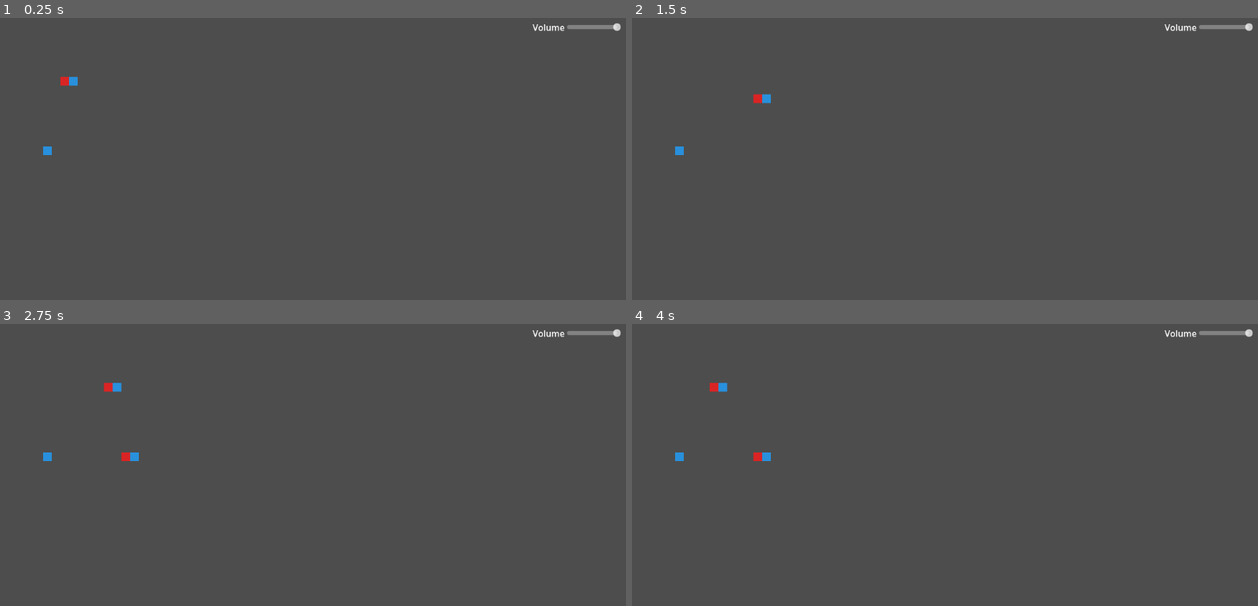
Above: before the commit, frames 1-4 (two rows, left to right).
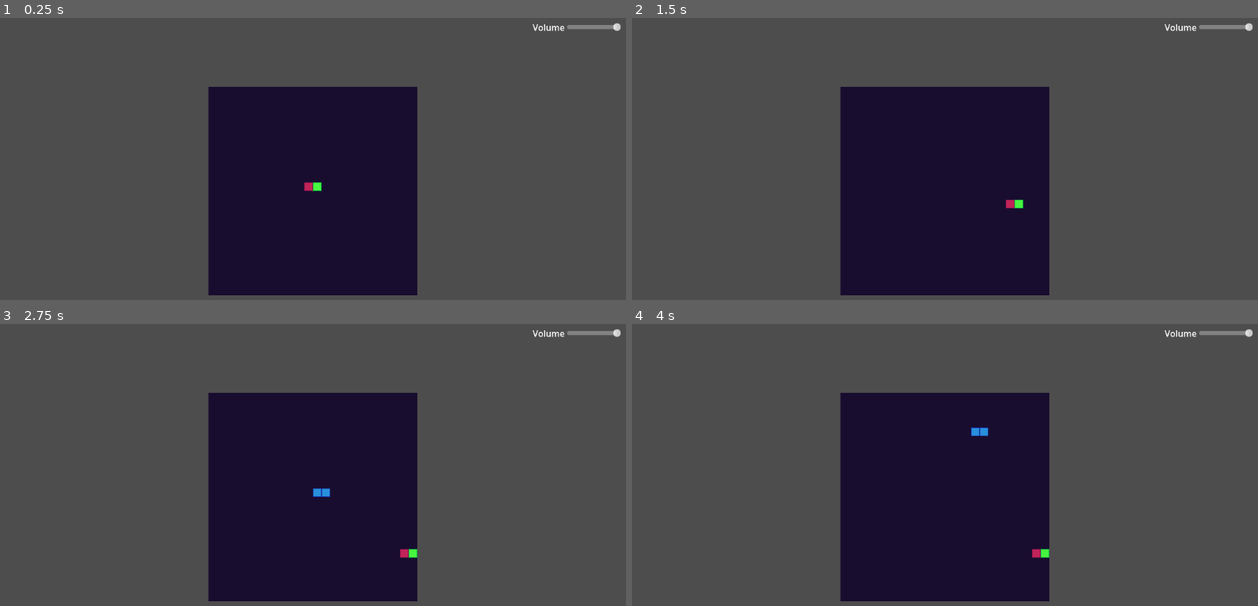
Above: after the commit, the same moments.

Repository: OwlyCode/LD54
Game: Godot game, scene res://game.tscn
Same seed, same stepped clock (60 frames per second), same inputs: the game is played once before the commit and once after it.
Inputs:
- Up to frame 1 (0.25 s): no input
- Up to frame 2 (1.5 s): tap Enter at 0.5 s; hold Right (right) 0.53-1.28 s; tap Space at 1.25 s; hold Down (down) from 1.28 s (still down)
- Up to frame 3 (2.75 s): release Down (down) at 2.03 s; hold Right (right) from 2.03 s (still down)
- Up to frame 4 (4 s): tap Enter at 2.75 s; release Right (right) at 2.78 s; hold Up (up) 2.78-3.53 s; hold Left (left) from 3.53 s (still down)

The runs differ from the first frame. In frame 1, 25% of the frame differs, in the area x 6-67%, y 20-99%; in frame 2, 25%; in frame 3, 25%; in frame 4, 25%.

Commit message:
More mechanics

Diff:
--- a/Block.gd
+++ b/Block.gd
@@ -1,6 +1,6 @@
 class_name Block
 
-enum {RED, BLUE}
+enum {RED, BLUE, GREEN, VIOLET}
 enum {UNDECIDED, UP, DOWN, RIGHT, LEFT}
 
 var color = RED
@@ -11,13 +11,18 @@
     match color:
         RED:
             return Vector2i(0,0)
-        _:
+        BLUE:
             return Vector2i(1,0)
+        GREEN:
+            return Vector2i(2,0)
+        VIOLET:
+            return Vector2i(3,0)
 
+static func new_random() -> Block:
+    var b = Block.new()
 
+    var colors = [RED, BLUE, GREEN, VIOLET]
 
-static func new_blue() -> Block:
-    var b = Block.new()
-    b.color = BLUE
+    b.color = colors[randi() % colors.size()]
 
     return b
--- a/TileMap.gd
+++ b/TileMap.gd
@@ -1,6 +1,6 @@
 extends TileMap
 
-var GRID_SIZE = 16
+var GRID_SIZE = 24
 var COOLDOWN_VALUE = 0.5
 
 var state = []
@@ -18,8 +18,6 @@
 func _ready():
 	state = blank_state()
 
-	state[5][15] = Block.new_blue()
-
 	spawn_piece()
 
 func blank_state():
@@ -32,6 +30,21 @@
 	return new_state
 
 
+func can_move_up():
+	for cell in active_cells:
+		if cell[1] == 0:
+			return false
+
+		if state[cell[0]][cell[1]-1] != null:
+			return false
+
+	return true
+
+func move_up():
+	for cell in active_cells:
+		cell[1] -= 1
+
+
 func can_move_down():
 	for cell in active_cells:
 		if cell[1] >= GRID_SIZE-1:
@@ -75,15 +88,61 @@
 	for cell in active_cells:
 		cell[0] += 1
 
+func get_neighbors(cell):
+	var n = []
+
+	if cell[0] > 0:
+		n.append([cell[0]-1, cell[1]])
+
+	if cell[0] < GRID_SIZE - 1:
+		n.append([cell[0]+1, cell[1]])
+
+	if cell[1] > 0:
+		n.append([cell[0], cell[1]-1])
+
+	if cell[1] < GRID_SIZE - 1:
+		n.append([cell[0], cell[1]+1])
+
+	return n
+
+func detect_match(cell):
+	var color = cell[2].color
+	var matched = []
+	var visited = blank_state()
+	var open = [[cell[0], cell[1]]]
+	visited[cell[0]][cell[1]] = true
+
+	while len(open) > 0:
+		var current = open.pop_front()
+		var neighbors = get_neighbors(current)
+
+		if state[current[0]][current[1]] != null and state[current[0]][current[1]].color == color:
+			matched.append(current)
+
+			for n in neighbors:
+				if visited[n[0]][n[1]] == null:
+					open.append(n)
+					visited[n[0]][n[1]] = true
+
+	if len(matched) >= 3:
+		return matched
+
+	return []
+
+
 func lock():
 	for cell in active_cells:
 		state[cell[0]][cell[1]] = cell[2]
 
+	for cell in active_cells:
+		for c in detect_match(cell):
+			state[c[0]][c[1]] = null
+
 	spawn_piece()
 
 
 func spawn_piece():
-	active_cells = [[7, 7, Block.new()], [8, 7, Block.new_blue()]]
+	active_cells = [[11, 11, Block.new_random()], [12, 11, Block.new_random()]]
 	direction = Block.UNDECIDED
 
 func update_state():
@@ -93,16 +152,37 @@
 		else:
 			lock()
 
+	if direction == Block.UP:
+		if can_move_up():
+			move_up()
+		else:
+			lock()
+
+	if direction == Block.LEFT:
+		if can_move_left():
+			move_left()
+		else:
+			lock()
+
+	if direction == Block.RIGHT:
+		if can_move_right():
+			move_right()
+		else:
+			lock()
+
 func interact():
 	for p in push:
-		if p == Block.LEFT and can_move_left():
+		if p == Block.LEFT and can_move_left() and direction != Block.RIGHT:
 			move_left()
 
-		if p == Block.RIGHT and can_move_right():
+		if p == Block.RIGHT and can_move_right() and direction != Block.LEFT:
 			move_right()
 
-		if p == Block.DOWN and can_move_down():
+		if p == Block.DOWN and can_move_down() and direction != Block.UP:
 			move_down()
+
+		if p == Block.UP and can_move_up() and direction != Block.DOWN:
+			move_up()
 
 	push = []
 
@@ -113,6 +193,8 @@
 		for j in range(GRID_SIZE):
 			if state[i][j] != null:
 				set_cell(0, Vector2i(i, j), 1, state[i][j].get_color())
+			else:
+				set_cell(0, Vector2i(i, j), 1, Vector2i(1, 1))
 
 	for cell in active_cells:
 		set_cell(0, Vector2i(cell[0], cell[1]), 1, cell[2].get_color())
@@ -121,15 +203,6 @@
 func _process(_delta):
 	draw()
 
-
-
-func is_speedup():
-	if Input.is_action_just_pressed("down") and direction == Block.DOWN:
-		return true
-
-	return false
-
-
 func _physics_process(delta):
 	if Input.is_action_just_pressed("down") or (Input.is_action_pressed("down") and action_cooldown < 0):
 		if direction == Block.UNDECIDED:
@@ -139,11 +212,24 @@
 		interacted = true
 
 	if Input.is_action_just_pressed("left") or (Input.is_action_pressed("left") and action_cooldown < 0):
+		if direction == Block.UNDECIDED:
+			direction = Block.LEFT
+
 		push.append(Block.LEFT)
 		interacted = true
 
 	if Input.is_action_just_pressed("right") or (Input.is_action_pressed("right") and action_cooldown < 0):
+		if direction == Block.UNDECIDED:
+			direction = Block.RIGHT
+
 		push.append(Block.RIGHT)
+		interacted = true
+
+	if Input.is_action_just_pressed("up") or (Input.is_action_pressed("up") and action_cooldown < 0):
+		if direction == Block.UNDECIDED:
+			direction = Block.UP
+
+		push.append(Block.UP)
 		interacted = true
 
 
--- a/game.tscn
+++ b/game.tscn
@@ -10,6 +10,8 @@
 1:0/0 = 0
 2:0/0 = 0
 3:0/0 = 0
+0:1/0 = 0
+1:1/0 = 0
 
 [sub_resource type="TileSet" id="TileSet_0my0h"]
 sources/1 = SubResource("TileSetAtlasSource_bt023")
@@ -34,8 +36,10 @@
 layout_mode = 2
 
 [node name="TileMap" type="TileMap" parent="."]
-position = Vector2(-1, 1)
+position = Vector2(-193, -193)
 tile_set = SubResource("TileSet_0my0h")
 format = 2
 layer_0/tile_data = PackedInt32Array(1245219, 1, 0, 1179682, 1, 0, 1245218, 1, 0, 1179683, 1, 0, 1114143, 65537, 0, 117 …(243 unchanged characters)…
 script = ExtResource("3_k2dhn")
+
+[node name="Camera2D" type="Camera2D" parent="."]
Binary file changed: block.png
